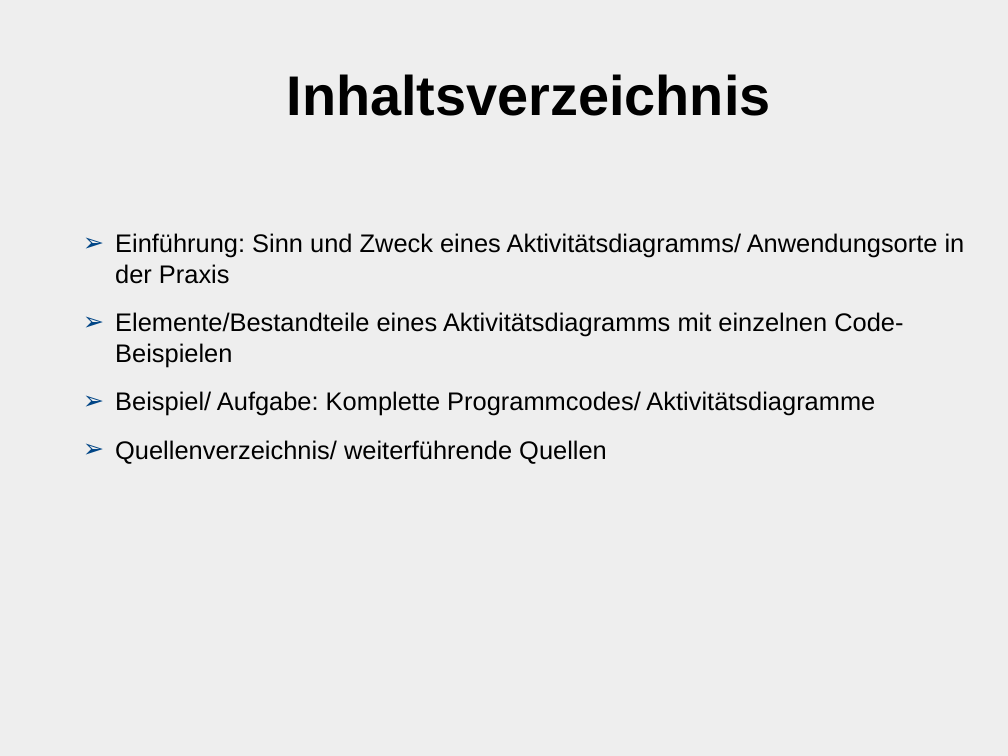
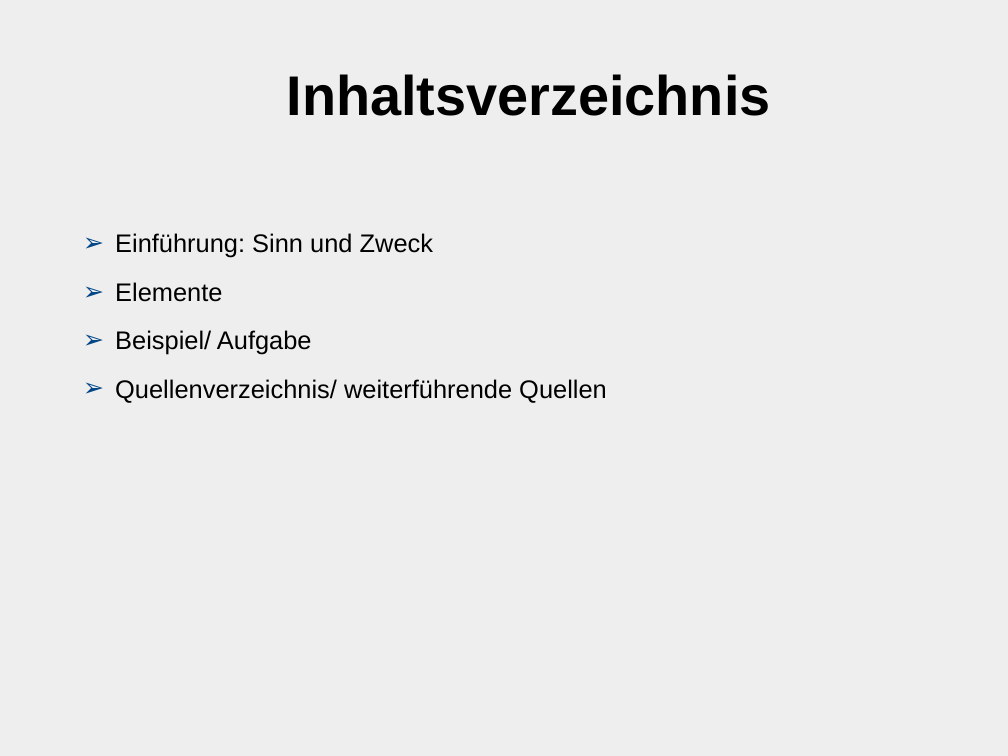
Before and after one commit to ChristianMarzianGithub/VortragAktivitaetsdiagramm, a slide deck: slide 2 of Präsentation Aktivitätsdiagramm/main/AktivitaetsdiagrammCM.odp. Drawn at 1008x756 pixels with LibreOffice and Linux fonts; fonts in the diff are those of the drawing. Boxes give left, top, right and bottom in pixels: in the first picture for what was removed or moved away, otherwise in the second. Text is boxed around its words. In the diff, an @@ line names an element or a change of style, - is before the commit and + after.

```diff
--- a/Präsentation Aktivitätsdiagramm/main/AktivitaetsdiagrammCM.odp
+++ b/Präsentation Aktivitätsdiagramm/main/AktivitaetsdiagrammCM.odp
@@ text at [115,233,433,355]: text changed @@
-➢ Einführung: Sinn und Zweck eines Aktivitätsdiagramms/ Anwendungsorte in der Praxis
-➢ Elemente/Bestandteile eines Aktivitätsdiagramms mit einzelnen Code-Beispielen
-➢ Beispiel/ Aufgabe: Komplette Programmcodes/ Aktivitätsdiagramme
+➢ Einführung: Sinn und Zweck
+➢ Elemente
+➢ Beispiel/ Aufgabe
```
Also in this commit, not shown: 16 other slides changed.
